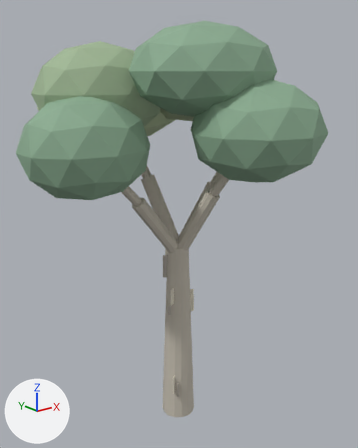
Two versions of the Blender file assets/models/source/xinhua-road/plane-tree-a.blend, one commit apart.
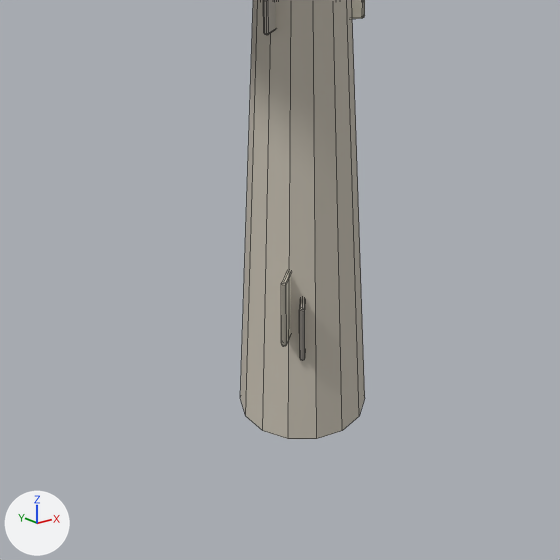
Each version is shown whole from a camera (50 mm lens) standing at (-7.01, -8.79, 8.64) and looking at (0.06, 0.04, 5.11), then close up on the part from 28% to 68% of the width and 68% to 100% of the height. The lights are fixed; the arrows at lower left show +X, +Y and +Z. The last two pictures show the newer version. The close-ups show mesh edges as thin lines.

In view in the first close-up: 'plane-tree-a'.
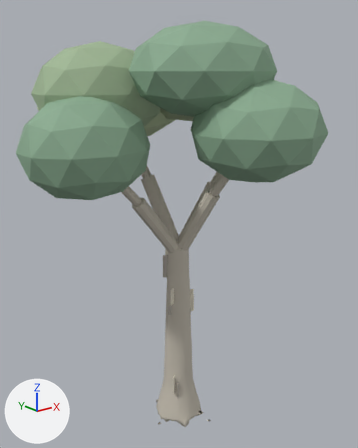
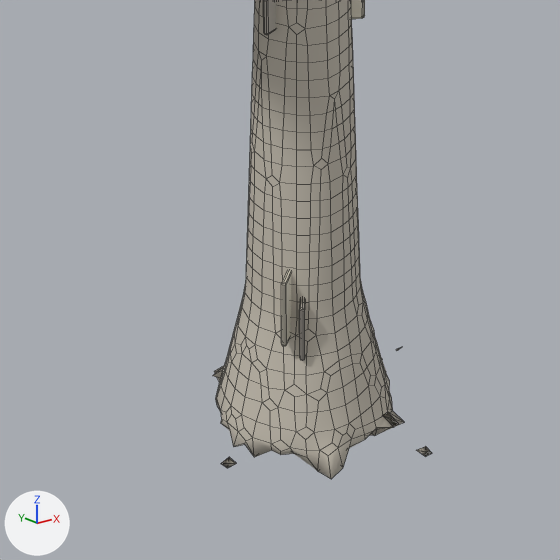
Where the newer file only moved an object's origin or applied its transform, the numbers keep the older frame.

Boxes (x1, y1, x2, y2) around the edits, measured in the close-ups (560 x 560 px):
'plane-tree-a', reshaped: before (240, 0, 365, 439); after (213, 0, 432, 479)
part 1 of me_cone, rebuilt: before (240, 0, 365, 439); after (213, 0, 404, 479)
part 2 of me_cone, added: after (221, 446, 432, 468)

What changed in the scene script:
```text
Change me_cone:
    used by ob_plane_tree_a; location = (0.0, 0.0, 2.3)
    remove me_cone.from_pydata(...)  # 1202 vertices, 1308 faces; spans x -3.52..3.54, y -3.05..2.89, z -2.3..7.26
    add me_cone.from_pydata(...)  # 2424 vertices, 2532 faces; spans x -3.52..3.54, y -3.05..2.89, z -2.42..7.26
    me_cone part 1: the loose piece of 28 vertices spanning x -0.41..0.41, y -0.42..0.42, z -2.3..2.3 is rebuilt with 1218 vertices and now spans x -0.62..0.74, y -0.68..0.68, z -2.37..2.3
    me_cone part 2
    16 vertices are added at x -0.75..0.4, y -0.87..-0.08, z -2.42..-2.38
    12 new faces join them, mat_梧桐树皮 (light grey #c4bdaf), smooth
    other edits to the shape of me_cone do not show in these pictures
```
